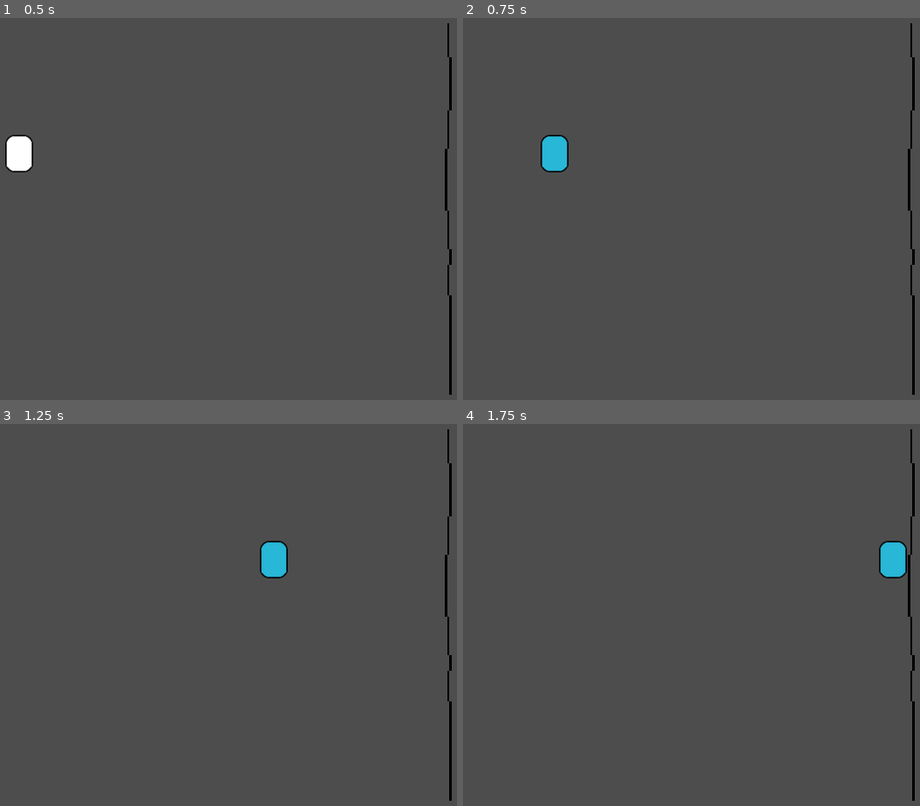
Above: before the commit, frames 1-4 (two rows, left to right).
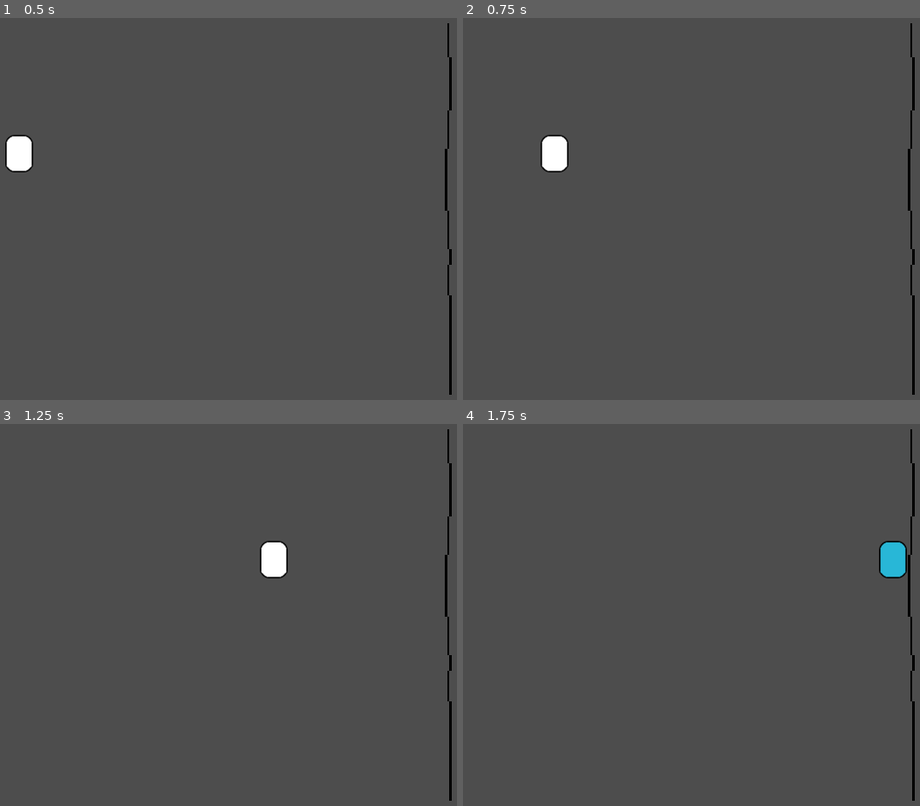
Above: after the commit, the same moments.

Repository: phan-andrew/demo3
Game: Godot game, scene res://cardthrow.tscn
Same seed, same stepped clock (60 frames per second), same inputs: the game is played once before the commit and once after it. This scene is started directly instead of the project's main scene.
Inputs:
- Up to frame 1 (0.5 s): no input
- Up to frame 2 (0.75 s): tap Enter at 0.5 s; hold Space (move_right) from 0.53 s (still down)
- Up to frame 3 (1.25 s): keep holding Space (move_right)
- Up to frame 4 (1.75 s): release Space (move_right) at 1.28 s

Frame 1 is identical in both runs. In frame 2, 0.5% of the frame differs, in the area x 17-23%, y 30-41%; in frame 3, 0.5%; in frame 4, nothing differs.

Commit message:
animations for now

Diff:
--- a/CharacterBody2D.gd
+++ b/CharacterBody2D.gd
@@ -11,8 +11,7 @@
 		move_and_collide(Vector2(5,0))
 		var collision := move_and_collide(Vector2(5,0))
 		if collision != null:
-			print("Collided with: ")
-		modulate = Color8(40,183,215)
+			modulate = Color8(40,183,215)
 
 func _ready():
 	pass
Not shown: 1 places in cardthrow.tscn that only renumber resources
